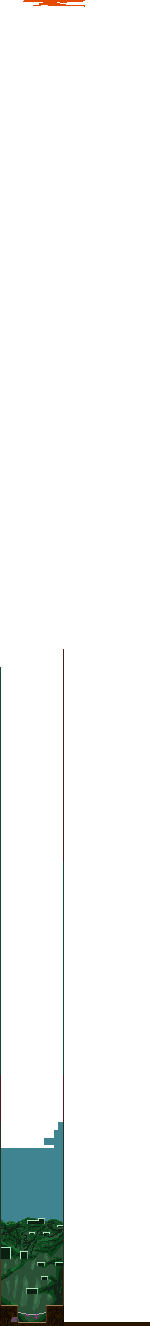
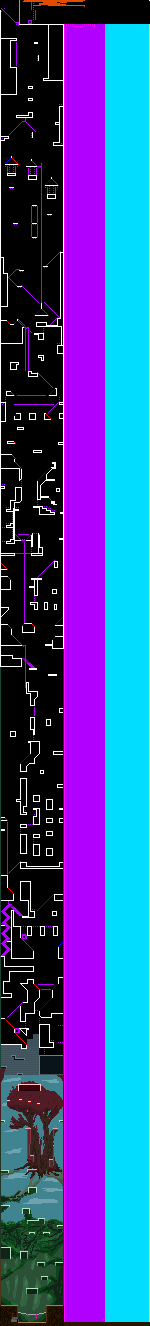
The second 150×1326 image is a revision of the first. Changes to its layers:
painted on "paint" over [left=0, top=1034, right=63, bottom=1322]
showed "colls" over [left=0, top=0, right=150, bottom=1322]
